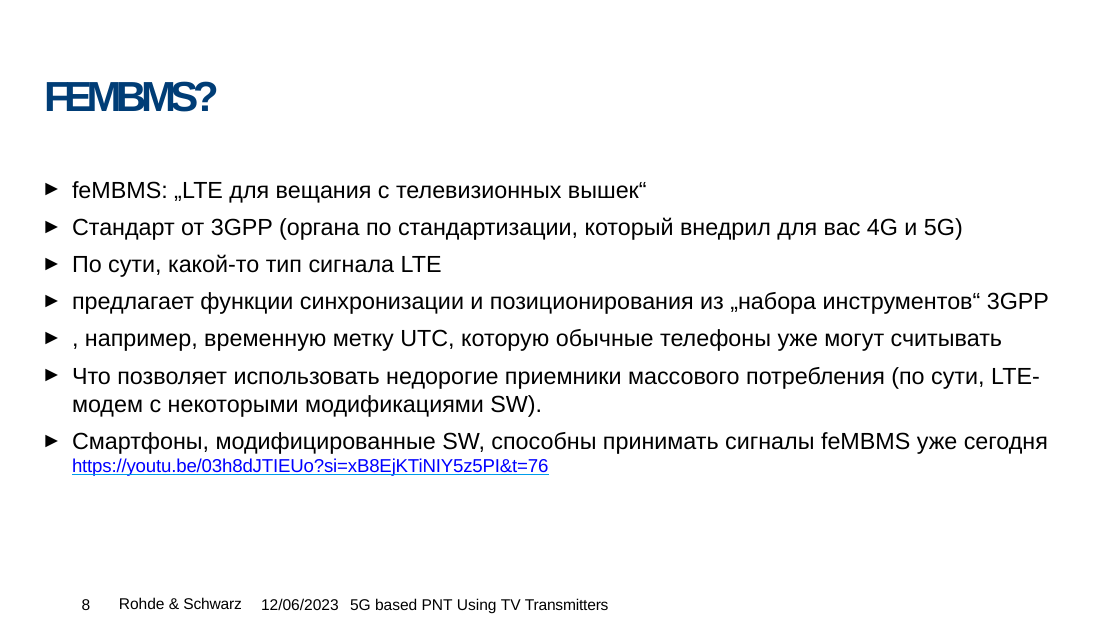
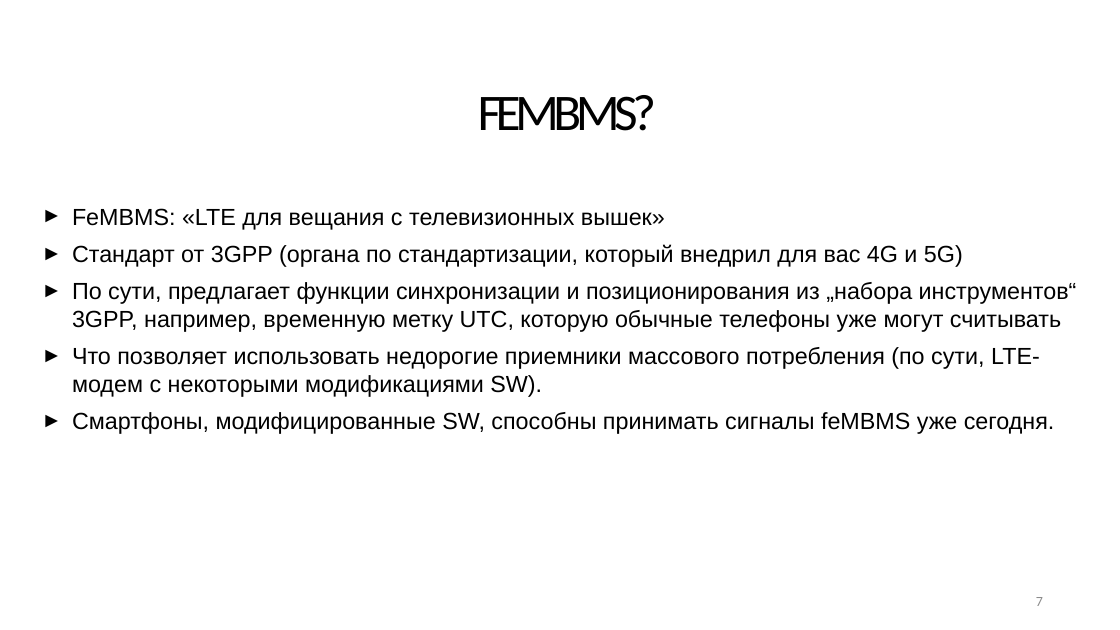
Before and after one commit to SiwaNetwork/QUANTUM, a slide deck: slide 7 of Time-Card/ДОКУМЕНТЫ/МАТЕРИАЛ СТАТЬИ/время 5г тв).pptx (slide 8 before the commit). Drawn at 1120x630 pixels with LibreOffice and Linux fonts; fonts in the diff are those of the drawing; background and template pictures are left out. Boxes give left, top, right and bottom in pixels: in the first picture for what was removed or moved away, otherwise in the second. Text is boxed around its words. In the diff, an @@ line names an element or a change of style, - is before the commit and + after.

```diff
--- a/Time-Card/ДОКУМЕНТЫ/МАТЕРИАЛ СТАТЬИ/время 5г тв).pptx
+++ b/Time-Card/ДОКУМЕНТЫ/МАТЕРИАЛ СТАТЬИ/время 5г тв).pptx
@@ title "FEMBMS?": place and size @@
-title "FEMBMS?" at <box>44,81,219,112</box>
+title "FEMBMS?" at <box>478,95,657,131</box>
@@ title "FEMBMS?" at <box>478,95,657,131</box>: size 27 to 33 pt, font Arial to Calibri, text colour #003D76 to #000000, bold off; vertical alignment top to middle @@
@@ text "FeMBMS: «LTE для вещания с ...": place and size @@
-text "FeMBMS: «LTE для вещания с ..." at <box>72,181,1049,476</box>
+text "FeMBMS: «LTE для вещания с ..." at <box>72,208,1077,434</box>
@@ text at <box>72,208,665,230</box>: text changed @@
-► feMBMS: „LTE для вещания с телевизионных вышек“
+► FeMBMS: «LTE для вещания с телевизионных вышек»
@@ text at <box>72,282,1077,332</box>: text changed @@
-► По сути, какой-то тип сигнала LTE
-► предлагает функции синхронизации и позиционирования из „набора инструментов“ 3GPP
-► , например, временную метку UTC, которую обычные телефоны уже могут считывать
+► По сути, предлагает функции синхронизации и позиционирования из „набора инструментов“ 3GPP, например, временную метку UTC, которую обычные телефоны уже могут считывать
@@ text at <box>72,412,1055,434</box>: text changed @@
-► Смартфоны, модифицированные SW, способны принимать сигналы feMBMS уже сегодня https://youtu.be/03h8dJTIEUo?si=xB8EjKTiNIY5z5PI&t=76
+► Смартфоны, модифицированные SW, способны принимать сигналы feMBMS уже сегодня.
@@ page number removed at <box>82,599,91,610</box> @@
-8
@@ text removed at <box>119,597,241,609</box> @@
-Rohde & Schwarz
@@ text removed at <box>261,598,609,613</box> @@
-12/06/2023 5G based PNT Using TV Transmitters
@@ page number added at <box>1036,597,1043,606</box>, 9 pt, text #8C8C8C @@
+7
```
Also in this commit, not shown: 15 other slides changed, 1 slide added, 17 slides removed, 1 other file.
